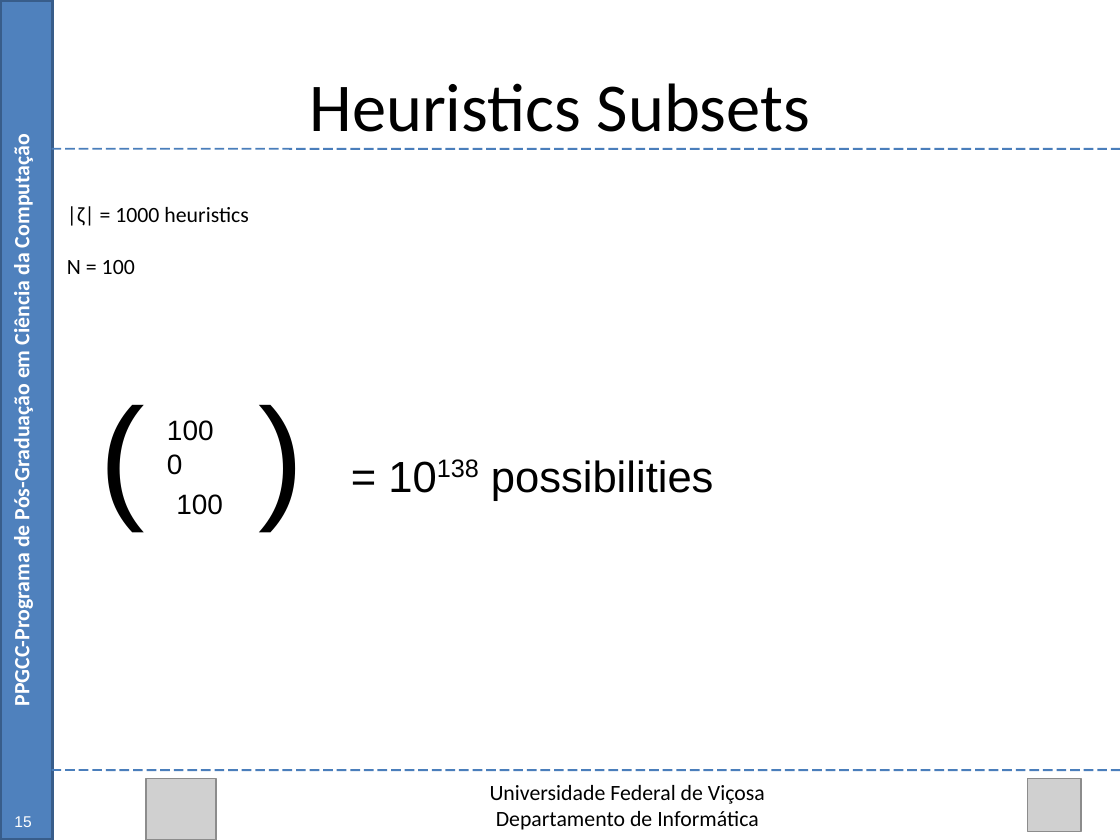
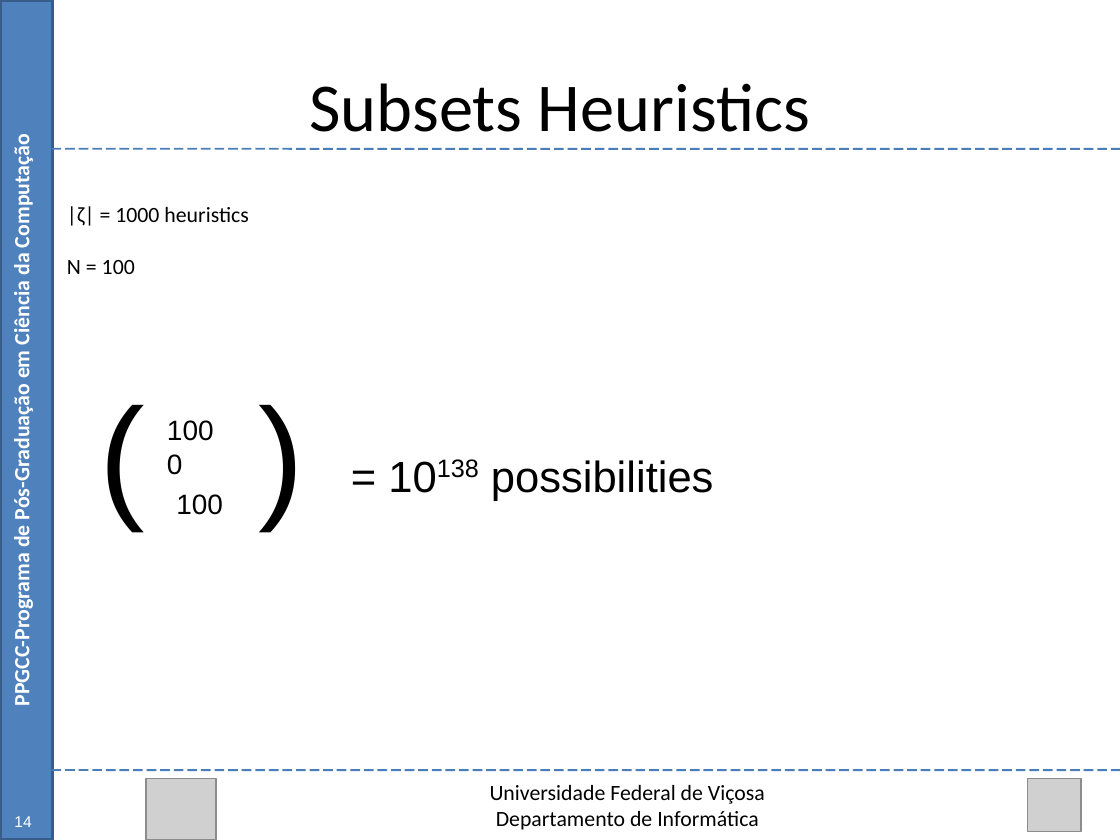
Before and after one commit to Marvinsky/research-marvin, a slide deck: slide 14 of latex/odp/selection heuristics.odp (slide 15 before the commit). Drawn at 1120x840 pixels with LibreOffice and Linux fonts; fonts in the diff are those of the drawing; grey boxes stand for pictures. Boxes give left, top, right and bottom in pixels: in the first picture for what was removed or moved away, otherwise in the second. Text is boxed around its words. In the diff, an @@ line names an element or a change of style, - is before the commit and + after.

Commit message:
12/09/15 update selection heuristic

```diff
--- a/latex/odp/selection heuristics.odp
+++ b/latex/odp/selection heuristics.odp
@@ text at bbox=[309, 83, 810, 132]: text changed @@
-Heuristics Subsets
+Subsets Heuristics
@@ page number at bbox=[14, 816, 31, 827]: text changed @@
-15
+14
```
Also in this commit, not shown: 24 other slides changed, 1 slide removed, 3 other files.
